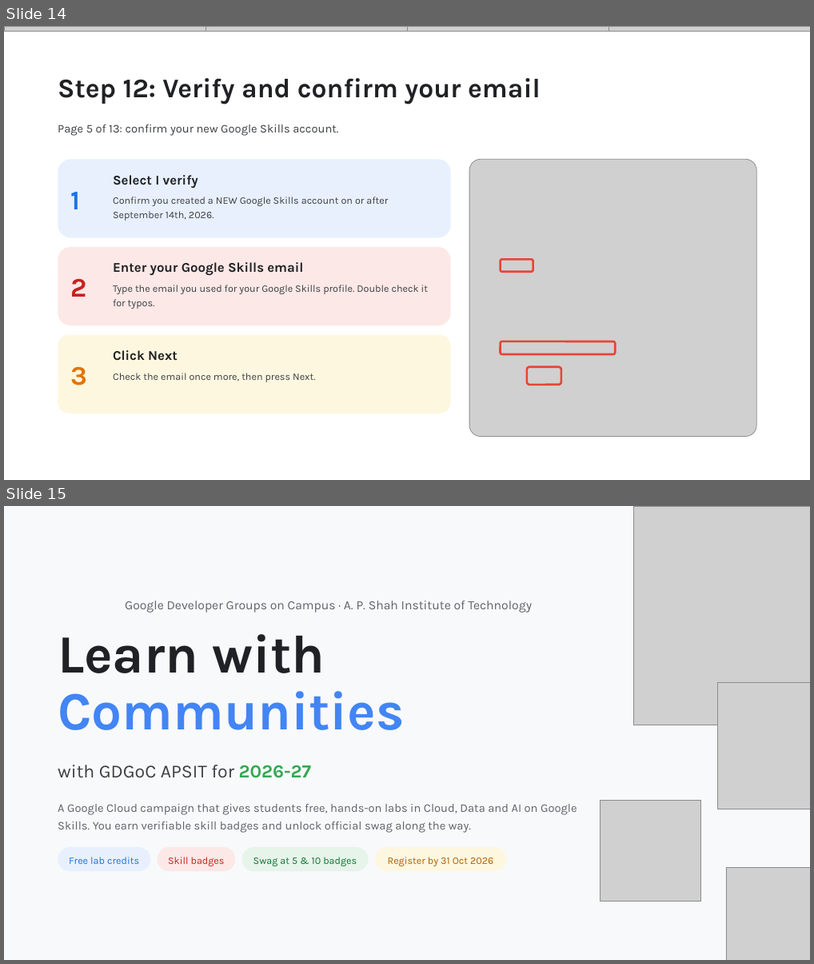
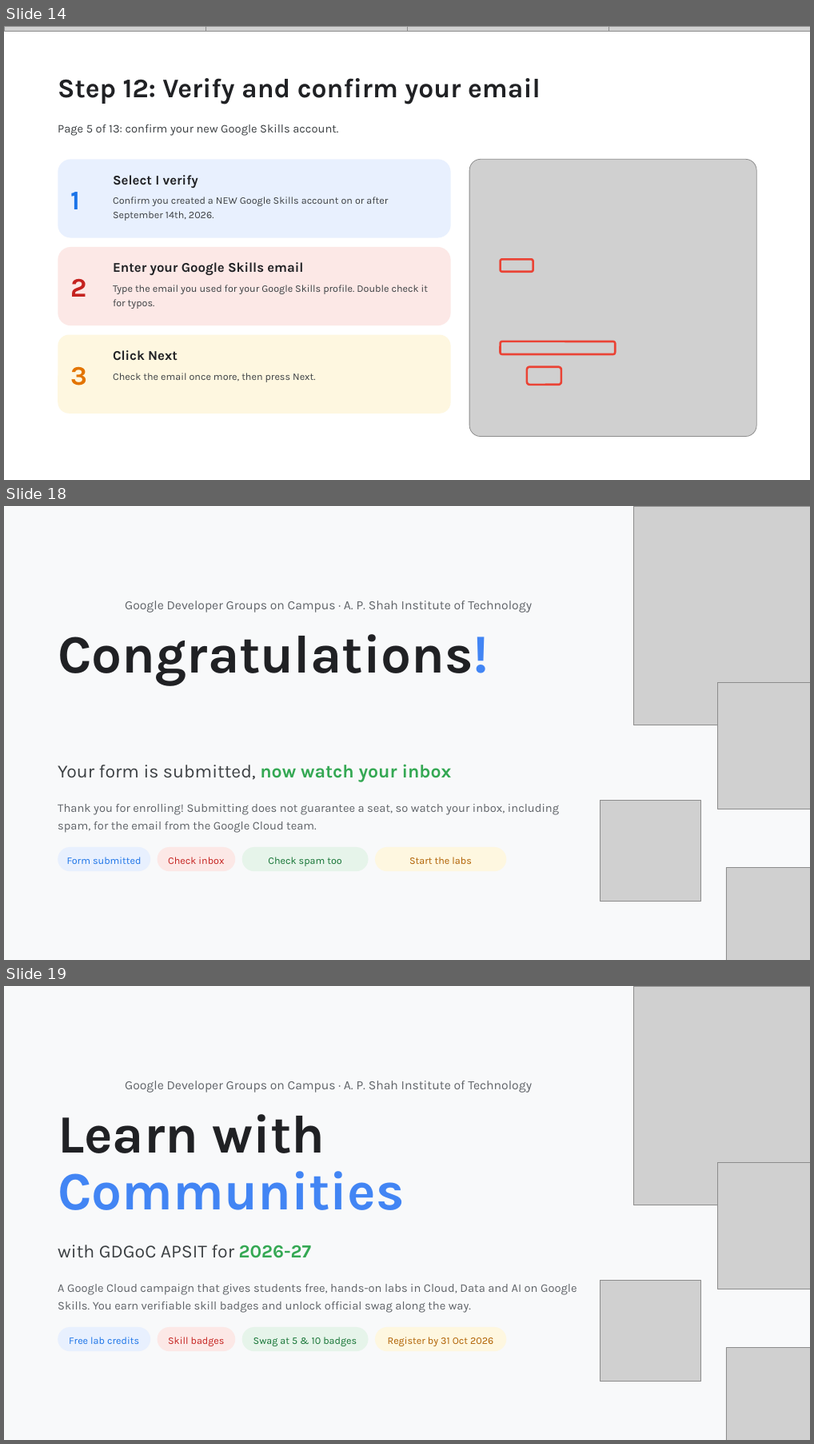
Before and after one commit to Viverun/Realism_Grade, a slide deck: Skill_Boost_Registration_Guide.pptx. Shown one above the other, each under a label of ours: slides 14 and 15 before the commit, slides 14, 18 and 19 after it; the slides between them are not shown. The pictures are 814x964 and 814x1444 pixels, drawn with LibreOffice and Linux fonts; fonts in the diff are those of the drawing; grey boxes stand for pictures; background and template pictures are left out. Boxes give left, top, right and bottom in pixels: in the first picture for what was removed or moved away, otherwise in the second. Text is boxed around its words. In the diff, an @@ line names an element or a change of style, - is before the commit and + after.

```diff
--- a/Skill_Boost_Registration_Guide.pptx
+++ b/Skill_Boost_Registration_Guide.pptx
@@ slide 18 added at [4, 506, 810, 960], background #F8F9FA @@
@@ picture added at [634, 506, 810, 724] @@
@@ text added at [125, 600, 532, 612], 15 pt, text #5F6368 @@
+Google Developer Groups on Campus · A. P. Shah Institute of Technology
@@ title added at [58, 634, 489, 686], 64 pt, text #202124, bold @@
+Congratulations!
@@ picture added at [718, 683, 810, 808] @@
@@ text added at [58, 764, 452, 782], 22 pt, text #3C4043 @@
+Your form is submitted, now watch your inbox
@@ text added at [58, 804, 559, 832], 14 pt, text #5F6368 @@
+Thank you for enrolling! Submitting does not guarantee a seat, so watch your inbox, including spam, for the email from the Google Cloud team.
@@ picture added at [601, 800, 702, 901] @@
@@ rounded rectangle added at [58, 847, 150, 871], fill #E8F0FE, 12 pt, text #1A73E8 @@
+Form submitted
@@ rounded rectangle added at [157, 847, 235, 871], fill #FCE8E6, 12 pt, text #C5221F @@
+Check inbox
@@ rounded rectangle added at [242, 847, 369, 871], fill #E6F4EA, 12 pt, text #137333 @@
+Check spam too
@@ rounded rectangle added at [375, 847, 506, 871], fill #FEF7E0, 12 pt, text #B06000 @@
+Start the labs
@@ picture added at [726, 867, 810, 960] @@
@@ what was slide 15 is now slide 19 @@
```
Also in this commit, not shown: 3 other slides added.
